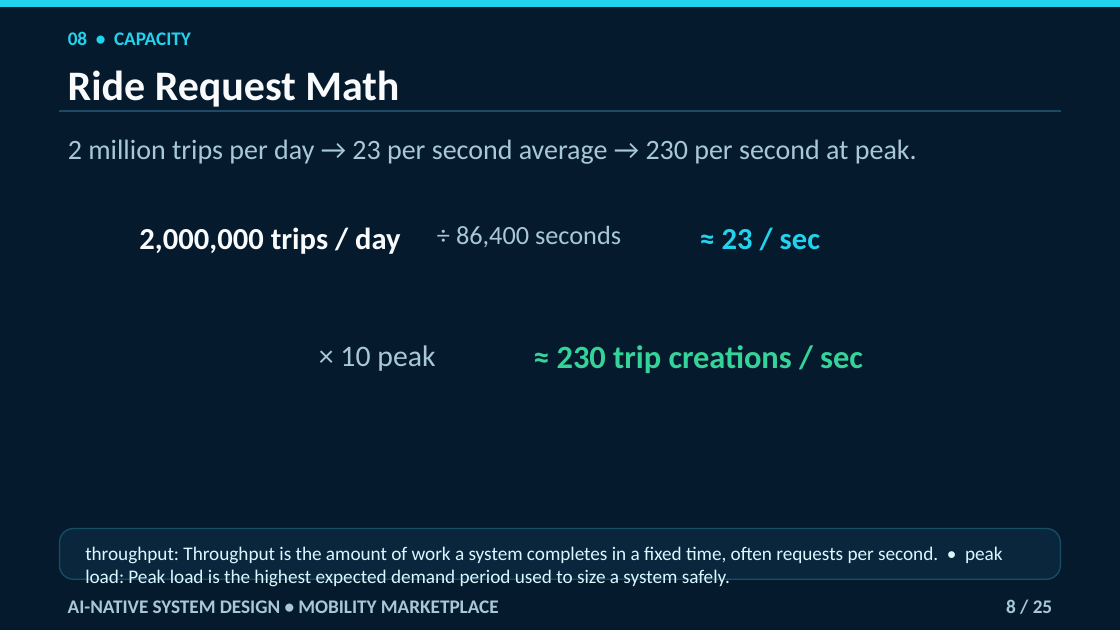
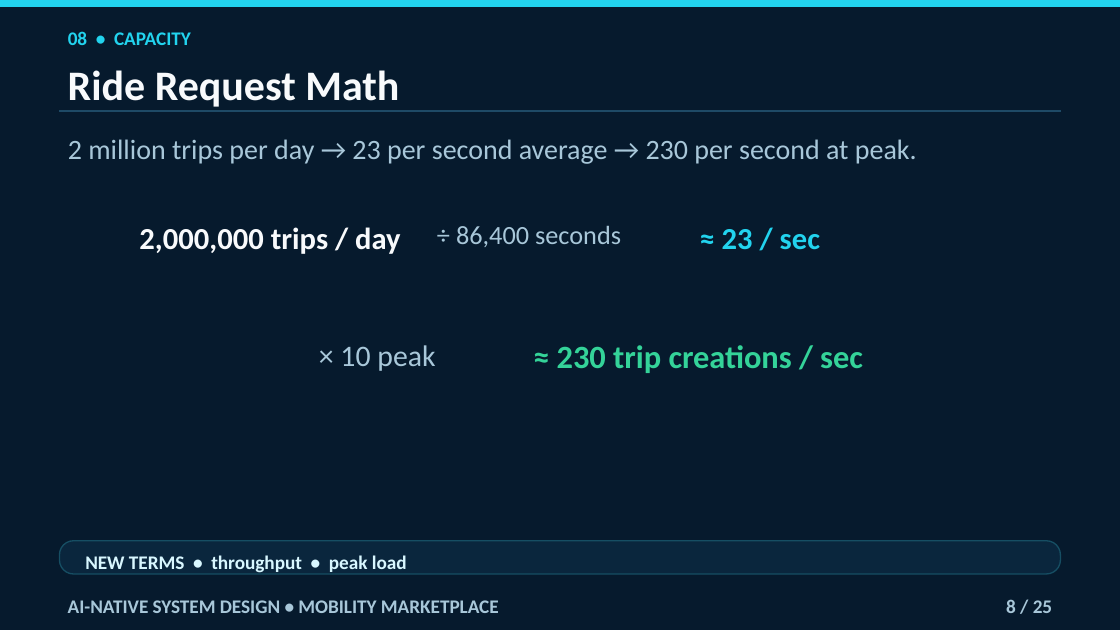
Before and after one commit to navaidya/learning, a slide deck: slide 8 of video/system-design/ai-native-mobility-marketplace/ai-native-mobility-marketplace.pptx. Drawn at 1120x630 pixels with LibreOffice and Linux fonts; fonts in the diff are those of the drawing. Boxes give left, top, right and bottom in pixels: in the first picture for what was removed or moved away, otherwise in the second. Text is boxed around its words. In the diff, an @@ line names an element or a change of style, - is before the commit and + after.

```diff
--- a/video/system-design/ai-native-mobility-marketplace/ai-native-mobility-marketplace.pptx
+++ b/video/system-design/ai-native-mobility-marketplace/ai-native-mobility-marketplace.pptx
@@ rounded rectangle resized from (x1=60, y1=528, x2=1061, y2=579) to (x1=60, y1=541, x2=1061, y2=575) @@
@@ rounded rectangle at (x1=60, y1=541, x2=1061, y2=575): proportions changed @@
@@ text at (x1=85, y1=555, x2=407, y2=573): text changed; bold on @@
-throughput: Throughput is the amount of work a system completes in a fixed time, often requests per second. • peak load: Peak load is the highest expected demand period used to size a system safely.
+NEW TERMS • throughput • peak load
```
Also in this commit, not shown: 24 other slides changed.
